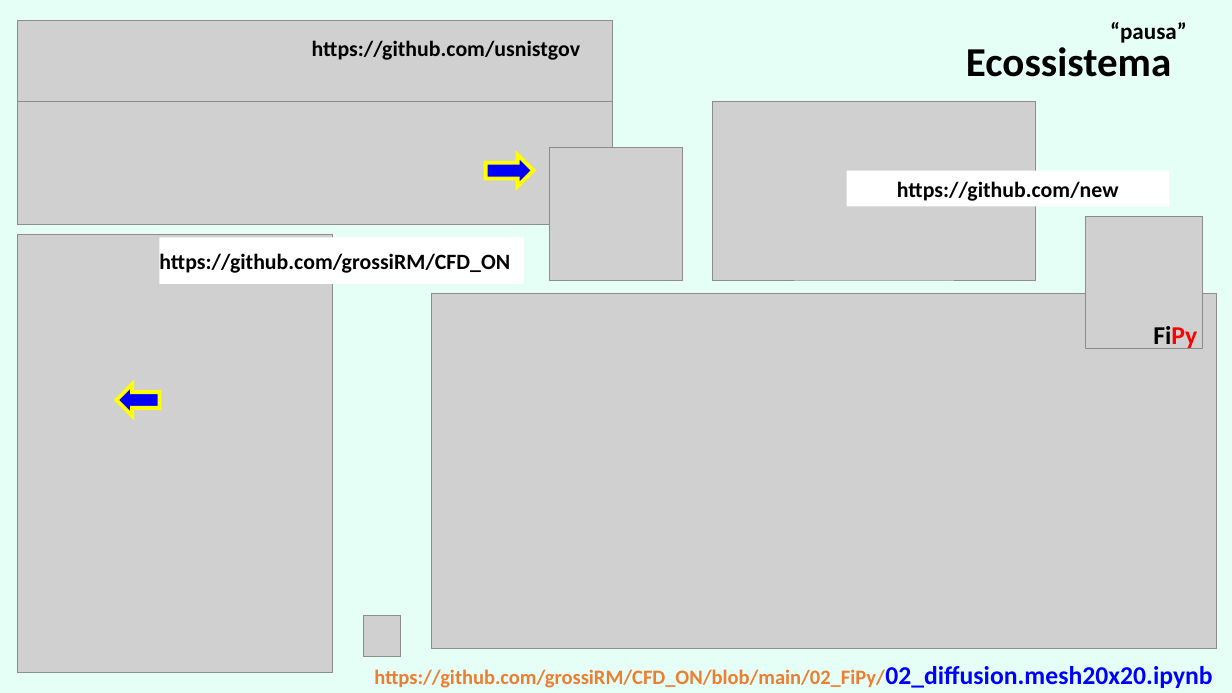
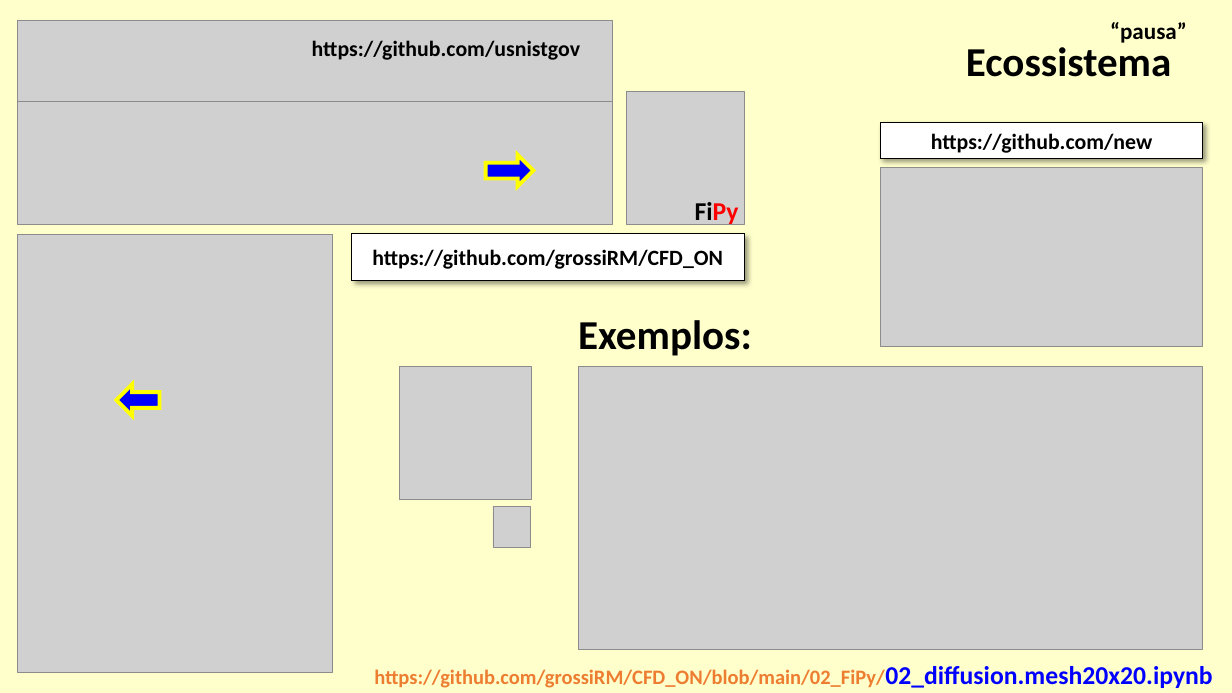
Before and after one commit to grossiRM/AM_FEG, a slide deck: slide 8 of Plano_V02_iii_AM_FEG/d_Topicos Especiais - Introducao a Manufatura Aditiva para Metais.pptx (slide 7 before the commit). Drawn at 1232x693 pixels with LibreOffice and Linux fonts; fonts in the diff are those of the drawing; grey boxes stand for pictures. Boxes give left, top, right and bottom in pixels: in the first picture for what was removed or moved away, otherwise in the second. Text is boxed around its words. In the diff, an @@ line names an element or a change of style, - is before the commit and + after.

```diff
--- a/Plano_V02_iii_AM_FEG/d_Topicos Especiais - Introducao a Manufatura Aditiva para Metais.pptx
+++ b/Plano_V02_iii_AM_FEG/d_Topicos Especiais - Introducao a Manufatura Aditiva para Metais.pptx
@@ rectangle at box(0, 0, 1232, 693): fill #E5FFF6 to #FFFFCC @@
@@ picture: place and size @@
-picture at box(1086, 216, 1203, 349)
+picture at box(627, 91, 744, 225)
@@ rectangle "https://github.com/new": place and size @@
-rectangle "https://github.com/new" at box(847, 171, 1169, 207)
+rectangle "https://github.com/new" at box(881, 123, 1203, 159)
@@ rectangle "https://github.com/new" at box(881, 123, 1203, 159): outline none to #000000 0.75 pt; shadow on @@
@@ picture: place and size @@
-picture at box(713, 101, 1035, 280)
+picture at box(881, 167, 1203, 347)
@@ text "FiPy": place and size @@
-text "FiPy" at box(1153, 326, 1197, 349)
+text "FiPy" at box(695, 202, 739, 226)
@@ rectangle "https://github.com/grossiRM/CFD_ON": place and size @@
-rectangle "https://github.com/grossiRM/CFD_ON" at box(160, 238, 524, 284)
+rectangle "https://github.com/grossiRM/CFD_ON" at box(351, 234, 744, 280)
@@ rectangle "https://github.com/grossiRM/CFD_ON" at box(351, 234, 744, 280): alignment left to centre; outline none to #000000 0.75 pt; shadow on @@
@@ rounded rectangle added at box(423, 305, 755, 369), 32 pt, text #000000, bold @@
+Exemplos:
@@ picture: place and size @@
-picture at box(550, 148, 682, 280)
+picture at box(399, 367, 531, 499)
@@ picture: place and size @@
-picture at box(432, 294, 1217, 649)
+picture at box(579, 367, 1203, 650)
@@ picture: place and size @@
-picture at box(364, 616, 401, 657)
+picture at box(494, 506, 531, 548)
```
Also in this commit, not shown: 10 other slides changed, 7 slides added, 1 slide removed, 10 other files.
